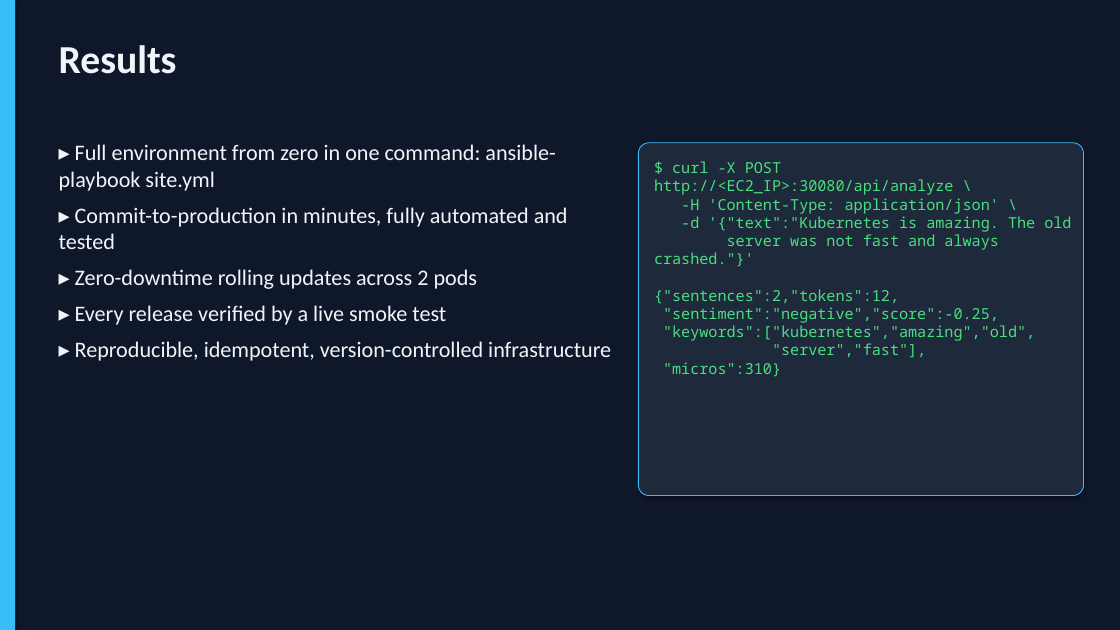
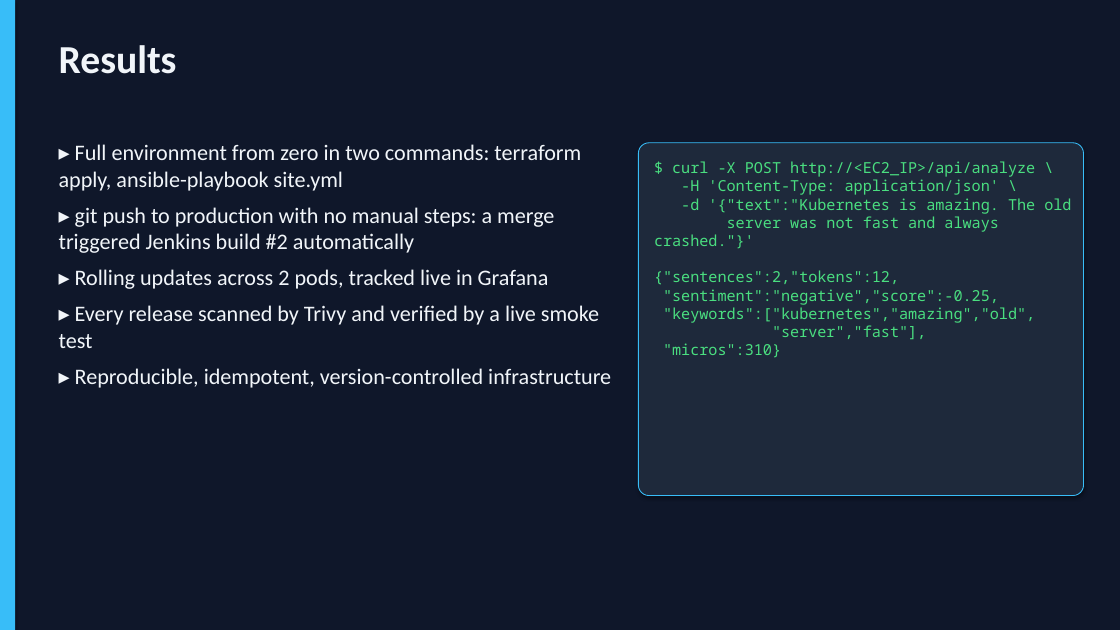
Before and after one commit to chaitanyasai9666/Devops-project, a slide deck: slide 16 of NLP_API_DevOps_Presentation.pptx (slide 13 before the commit). Drawn at 1120x630 pixels with LibreOffice and Linux fonts; fonts in the diff are those of the drawing. Boxes give left, top, right and bottom in pixels: in the first picture for what was removed or moved away, otherwise in the second. Text is boxed around its words. In the diff, an @@ line names an element or a change of style, - is before the commit and + after.

```diff
--- a/NLP_API_DevOps_Presentation.pptx
+++ b/NLP_API_DevOps_Presentation.pptx
@@ text at (59, 144, 599, 348): text changed @@
-▸ Full environment from zero in one command: ansible-playbook site.yml
-▸ Commit-to-production in minutes, fully automated and tested
-▸ Zero-downtime rolling updates across 2 pods
-▸ Every release verified by a live smoke test
+▸ Full environment from zero in two commands: terraform apply, ansible-playbook site.yml
+▸ git push to production with no manual steps: a merge triggered Jenkins build #2 automatically
+▸ Rolling updates across 2 pods, tracked live in Grafana
+▸ Every release scanned by Trivy and verified by a live smoke test
@@ text in rounded rectangle at (672, 161, 1035, 177): text changed @@
-$ curl -X POST http://<EC2_IP>:30080/api/analyze \
+$ curl -X POST http://<EC2_IP>/api/analyze \
```
Also in this commit, not shown: 12 other slides changed, 3 slides added.
